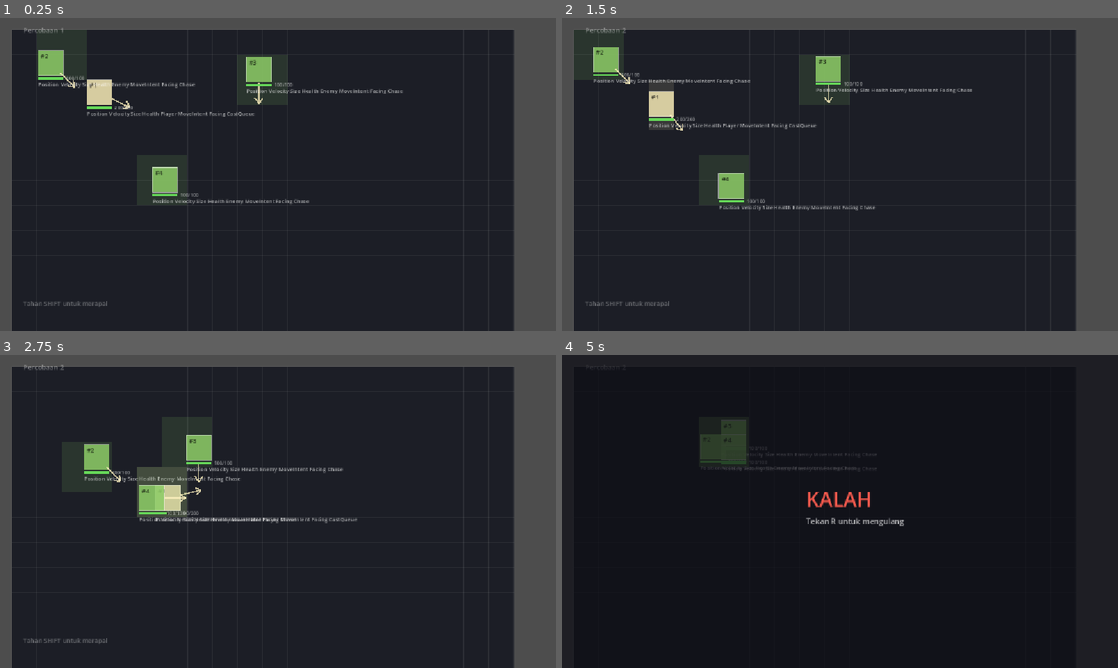
Above: before the commit, frames 1-4 (two rows, left to right).
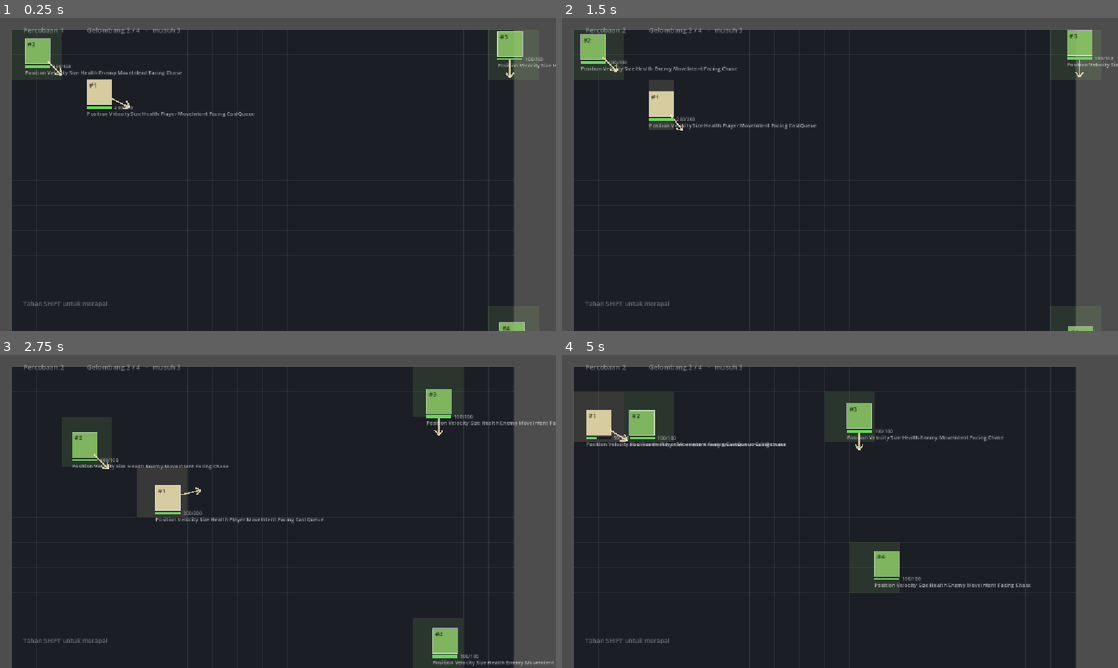
Above: after the commit, the same moments.

Repository: Ahingg/amalgaform
Game: Godot game, scene res://view/main.tscn
The game is run twice, just before and just after one commit, with the same random seed, the same clock (stepped at 60 frames per second) and the same inputs.
Inputs (mouse positions are in pixels of both pictures, inside the frame that each line leads up to):
- Up to frame 1 (0.25 s): no input
- Up to frame 2 (1.5 s): tap Enter at 0.5 s; move the mouse to (962, 158) at 0.52 s; hold D 0.53-1.28 s; tap Shift at 0.6 s; click (962, 158) at 0.67 s; move the mouse to (728, 190) at 1.27 s; hold S from 1.28 s (still down); tap R at 1.35 s
- Up to frame 3 (2.75 s): move the mouse to (333, 442) at 2.02 s; release S at 2.03 s; hold D from 2.03 s (still down); tap J at 2.1 s
- Up to frame 4 (5 s): move the mouse to (812, 574) at 2.77 s; release D at 2.78 s; hold W 2.78-3.53 s; tap K at 2.85 s; click (812, 574) at 2.92 s; move the mouse to (1006, 558) at 3.52 s; hold A from 3.53 s (still down); tap L at 3.6 s; move the mouse to (673, 464) at 4.27 s; tap Shift at 4.35 s

The runs differ from the first frame. In frame 1, 3.3% of the frame differs, in the area x 4-100%, y 3-100%; in frame 2, 3.1%; in frame 3, 4.0%; in frame 4, 21%, in the area x 0-100%, y 0-100%.

Commit message:
view: layar menang + penunjuk gelombang
WON sudah ditempel WaveSystem tapi tidak ada yang menggambarnya, jadi menang
tidak pernah terlihat.

Menang dan kalah dua-duanya dibaca dari keadaan dunia, bukan dari flag yang
disimpan di lapisan tampilan: kalah = tidak ada entity ber-Player, menang =
entity ronde punya Won. Konsisten dengan yang lain, dan tidak ada yang perlu
dibersihkan waktu ronde diulang.

Penunjuk gelombang ditambah (nomor + musuh tersisa) karena tanpa itu pemain
tidak punya cara tahu dia sudah sejauh apa.

Co-Authored-By: Claude Opus 5 <noreply@anthropic.com>
Claude-Session: https://claude.ai/code/session_01Qk43F2z5yDt92vTyEtoTz3

Diff:
--- a/challenge-6/sim/comp.gd
+++ b/challenge-6/sim/comp.gd
@@ -12,6 +12,8 @@
 
 # Tag
 const ROUND := "Round"
+const ROUND_WAVE := "RoundWave"
+const WON := "Won"
 
 const LIFETIME := "Lifetime"
 const MACHINE := "Machine"
--- a/challenge-6/sim/spawn.gd
+++ b/challenge-6/sim/spawn.gd
@@ -66,5 +66,6 @@
 static func round(world: World) -> int:
 	var e := world.add_entity()
 	world.attach_component(Comp.ROUND, e)
+	world.attach_component(Comp.ROUND_WAVE, e, Scalar.new(1))
 	world.attach_component(Comp.TIME_SCALE, e, Scalar.new(1.0))
 	return e
--- a/challenge-6/sim/systems/burst_system.gd
+++ b/challenge-6/sim/systems/burst_system.gd
@@ -18,5 +18,5 @@
 		size.h = Tuning.PUDDLE_SIZE
 		#world.attach_component(Comp.SIZE, puddle, Size.new(Tuning.PUDDLE_SIZE, Tuning.PUDDLE_SIZE))
 		world.attach_component(Comp.LIFETIME, e, Countdown.new(Tuning.PUDDLE_LIFETIME, {Comp.DEAD: {}}))
-		var burst: Dictionary = world.get_component_value(Comp.BURST, e)
+		#var burst: Dictionary = world.get_component_value(Comp.BURST, e)
 		#world.attach_component(Comp.ON_HIT, puddle, Make.on_hit({}, burst["inflict"]))
--- /dev/null
+++ b/challenge-6/sim/systems/separation_system.gd
@@ -0,0 +1,22 @@
+class_name SeparationSystem
+extends RefCounted
+
+static func process(world: World, _delta: float) -> void:
+	var entities := world.get_entities_with_comp([Comp.ENEMY, Comp.POSITION, Comp.SIZE, Comp.VELOCITY])
+	var len := entities.size()
+	for i in range(len):
+		for j in range(len):
+			if i == j:
+				continue
+			var a := entities[i]
+			var b := entities[j]
+			var pos_a: Vec2 = world.get_component_value(Comp.POSITION, a)
+			var pos_b: Vec2 = world.get_component_value(Comp.POSITION, b)
+			var size_a: Size = world.get_component_value(Comp.SIZE, a)
+			var size_b: Size = world.get_component_value(Comp.SIZE, b)
+			if Helper.overlap(pos_a, size_a, pos_b, size_b):
+				var dir: Vector2 = Vector2(pos_a.x - pos_b.x, pos_a.y - pos_b.y).normalized()
+
+				var va: Vec2 = world.get_component_value(Comp.VELOCITY, a)
+				va.x += (dir.x * 2.0) # speed pemecah
+				va.y += (dir.y * 2.0)
--- a/challenge-6/sim/systems/sys_manager.gd
+++ b/challenge-6/sim/systems/sys_manager.gd
@@ -2,6 +2,7 @@
 extends RefCounted
 
 static func process(world: World, delta: float) -> void:
+	WaveSystem.process(world, delta)
 	CastSystem.process(world, delta)
 	var sdelta := delta * RoundState.time_scale(world)
 	TimerSystem.process(world, sdelta)
@@ -12,6 +13,7 @@
 	SpeedModifierSystem.process(world, sdelta)
 	IntentSystem.process(world, sdelta)
 	KnockedSystem.process(world, sdelta)
+	SeparationSystem.process(world, sdelta)
 	MoveSystem.process(world, sdelta)
 	ContactSystem.process(world, sdelta)
 	BurstSystem.process(world, sdelta)
--- /dev/null
+++ b/challenge-6/sim/systems/wave_system.gd
@@ -0,0 +1,25 @@
+class_name WaveSystem
+extends RefCounted
+
+const WAVES := [
+	{ "count": 3, "hp": 100, "at": [[0,0], [20, 0], [20, 12]]},
+	{ "count": 3, "hp": 150, "at": [[0,0], [20, 0], [20, 12]]},
+	{ "count": 5, "hp": 150, "at": [[0,0], [20, 0], [20, 12], [19, 11], [19, 0]]},
+	{ "count": 8, "hp": 150, "at": [[0,0], [20, 0], [20, 12], [19, 11], [19, 0], [1, 1], [19, 0], [1, 11]]},
+]
+
+static func process(world: World, _delta: float) -> void:
+	var round := world.get_entities_with_comp([Comp.ROUND, Comp.ROUND_WAVE])
+	var enemies := world.get_entities_with_comp([Comp.ENEMY])
+	for r in round:
+		var wave: Scalar = world.get_component_value(Comp.ROUND_WAVE, r)
+		if world.entity_have_component(Comp.DELAY, r) or not enemies.is_empty():
+			continue
+		if wave.value > Tuning.WAVE_COUNT:
+			world.attach_component(Comp.WON, r)
+			continue
+		var data: Dictionary = WAVES[wave.value-1]
+		for i in data["count"]:
+			Spawn.enemy(world, data["at"][i][0], data["at"][i][1], data["hp"])
+		wave.value += 1
+		world.attach_component(Comp.DELAY, r, Countdown.new(Tuning.WAVE_GAP))
--- a/challenge-6/sim/tuning.gd
+++ b/challenge-6/sim/tuning.gd
@@ -11,6 +11,15 @@
 #
 # Rule: if a number appears in more than one file, it belongs here.
 # ============================================================================
+
+# world data
+const ARENA_W := 20
+const ARENA_H := 12
+
+# round manager
+const WAVE_COUNT := 4
+const WAVE_GAP := 3.0
+const ENEMIES_BASE := 2.0
 
 # --- casting ----------------------------------------------------------------
 
@@ -72,7 +81,7 @@
 
 # --- payload base values (before the SPREAD split) --------------------------
 
-const FIRE_DAMAGE := 8.0
+const FIRE_DAMAGE := 10.0
 const KNOCKBACK_STRENGTH := 6.0
 const KNOCKBACK_DURATION := 0.3
 
@@ -96,7 +105,5 @@
 const WET_DURATION := 2.0
 
 const MELEE_DAMAGE := 55.0
-const MAX_SLOW := 0.9
-
 
 const SPELL_HOLD_BASE_MODIFIER := 0.08
--- a/challenge-6/view/main.gd
+++ b/challenge-6/view/main.gd
@@ -33,9 +33,9 @@
 	Spawn.round(world)
 
 	Spawn.player(world, 3.0, 2.0, 200)
-	Spawn.enemy(world, 0.5, 0.5, 100)
-	Spawn.enemy(world, 10.0, 1.0, 100)
-	Spawn.enemy(world, 6.0, 6.0, 100)
+	#Spawn.enemy(world, 0.5, 0.5, 100)
+	#Spawn.enemy(world, 10.0, 1.0, 100)
+	#Spawn.enemy(world, 6.0, 6.0, 100)
 
 
 func _physics_process(delta: float) -> void:
--- a/challenge-6/view/round_ui.gd
+++ b/challenge-6/view/round_ui.gd
@@ -59,12 +59,20 @@
 
 	var attempt: int = main.get("attempt")
 	_draw_attempt(attempt)
+	_draw_wave(world)
 
-	var query: Array[String] = ["Player"]
-	if not world.get_entities_with_comp(query).is_empty():
+	# Menang dan kalah dua-duanya dibaca dari keadaan dunia, bukan dari flag yang
+	# disimpan di sini. Kalah = tidak ada entity ber-Player. Menang = entity
+	# ronde punya Won. Tidak ada yang perlu diberi tahu, dan tidak ada yang perlu
+	# dibersihkan waktu mulai lagi.
+	var round_q: Array[String] = [ViewConfig.ROUND, ViewConfig.WON]
+	if not world.get_entities_with_comp(round_q).is_empty():
+		_draw_ended("MENANG", Color(0.55, 0.9, 0.5))
 		return
 
-	_draw_lost()
+	var player_q: Array[String] = [ViewConfig.PLAYER]
+	if world.get_entities_with_comp(player_q).is_empty():
+		_draw_ended("KALAH", Color(0.95, 0.35, 0.3))
 
 
 func _draw_attempt(attempt: int) -> void:
@@ -72,12 +80,31 @@
 		HORIZONTAL_ALIGNMENT_LEFT, -1, 14, Color(1, 1, 1, 0.45))
 
 
-func _draw_lost() -> void:
+# Nomor gelombang plus berapa musuh yang masih hidup. Tanpa ini pemain tidak
+# punya cara tahu dia sudah sejauh apa, dan gelombang terakhir terasa sama saja
+# dengan gelombang pertama.
+func _draw_wave(world) -> void:
+	var round_q: Array[String] = [ViewConfig.ROUND, ViewConfig.ROUND_WAVE]
+	var rounds: Array[int] = world.get_entities_with_comp(round_q)
+	if rounds.is_empty():
+		return
+	var wave = world.get_component_value(ViewConfig.ROUND_WAVE, rounds[0])
+
+	var enemy_q: Array[String] = [ViewConfig.ENEMY]
+	var alive: int = world.get_entities_with_comp(enemy_q).size()
+
+	var shown: int = mini(int(wave.value), Tuning.WAVE_COUNT)
+	draw_string(_font, Vector2(180, 30),
+		"Gelombang %d / %d   ·   musuh %d" % [shown, Tuning.WAVE_COUNT, alive],
+		HORIZONTAL_ALIGNMENT_LEFT, -1, 14, Color(1, 1, 1, 0.45))
+
+
+func _draw_ended(text: String, color: Color) -> void:
 	var size := get_viewport_rect().size
 	draw_rect(Rect2(Vector2.ZERO, size), Color(0.05, 0.05, 0.08, 0.72), true)
 
 	var center := size * 0.5
-	draw_string(_font, center + Vector2(-70, -10), "KALAH",
-		HORIZONTAL_ALIGNMENT_LEFT, -1, 42, Color(0.95, 0.35, 0.3))
-	draw_string(_font, center + Vector2(-70, 26), "Tekan R untuk mengulang",
+	draw_string(_font, center + Vector2(-80, -10), text,
+		HORIZONTAL_ALIGNMENT_LEFT, -1, 42, color)
+	draw_string(_font, center + Vector2(-80, 26), "Tekan R untuk mengulang",
 		HORIZONTAL_ALIGNMENT_LEFT, -1, 16, Color(1, 1, 1, 0.7))
--- a/challenge-6/view/view_config.gd
+++ b/challenge-6/view/view_config.gd
@@ -27,6 +27,10 @@
 const CAST_RELEASE := "CastRelease"
 const HELD_SPELL := "HeldSpell"
 const CASTING := "Casting"
+const ROUND := "Round"
+const WON := "Won"
+const ROUND_WAVE := "RoundWave"
+const ENEMY := "Enemy"
 const LAUNCH_SPELL := "LaunchSpell"
 
 # The rune symbols the player types. These must match sim/comp.gd exactly —
Not shown, added: challenge-6/sim/systems/separation_system.gd.uid
Not shown, added: challenge-6/sim/systems/wave_system.gd.uid
